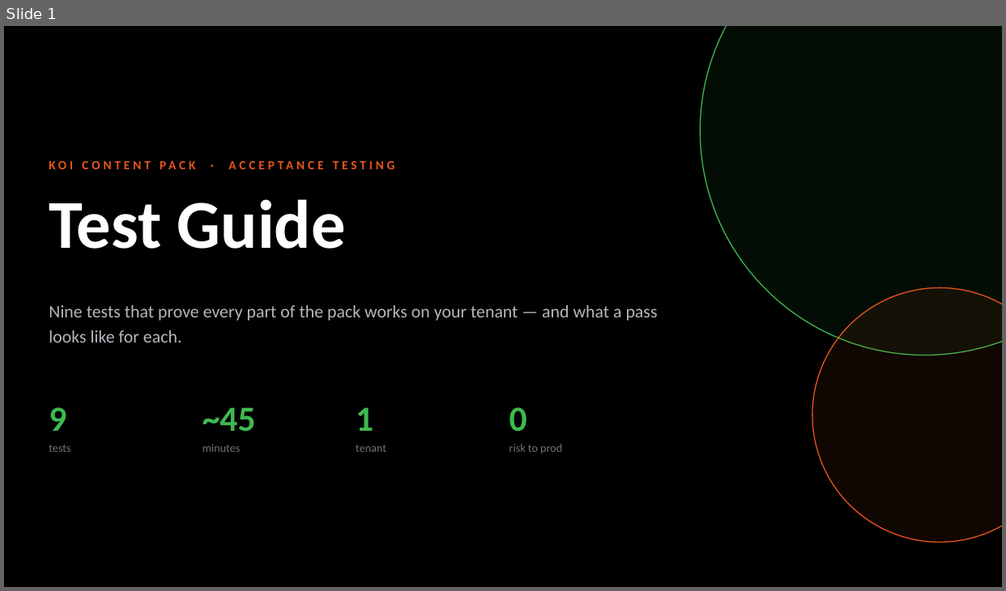
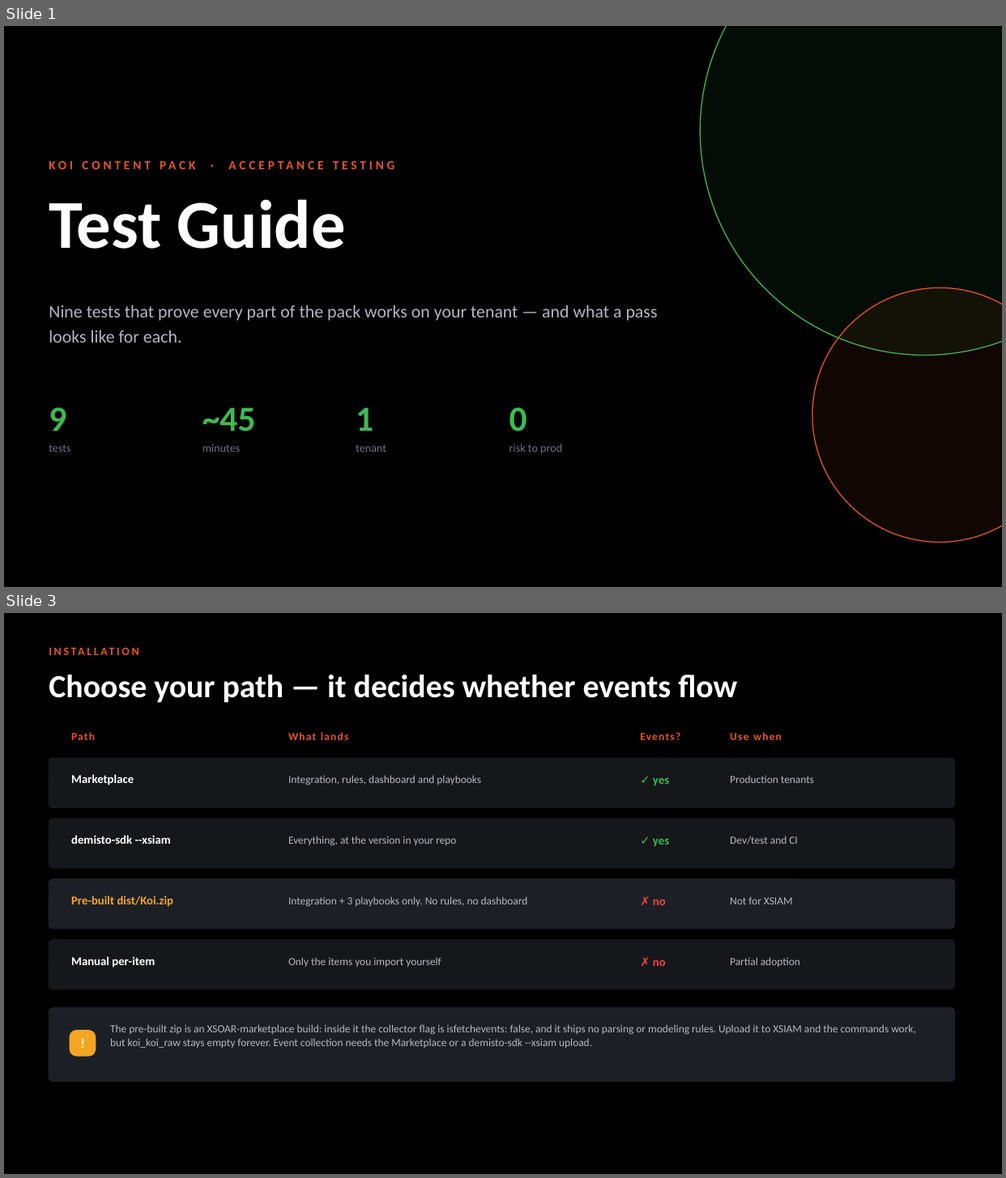
Before and after one commit to ayman-m/koi-xsiam-pack, a slide deck: docs/KOI_Content_Pack_Test_Guide.pptx. Shown one above the other, each under a label of ours: slide 1 before the commit, slides 1 and 3 after it; the slides between them are not shown. The pictures are 1006x591 and 1006x1178 pixels, drawn with LibreOffice and Linux fonts; fonts in the diff are those of the drawing. Boxes give left, top, right and bottom in pixels: in the first picture for what was removed or moved away, otherwise in the second. Text is boxed around its words. In the diff, an @@ line names an element or a change of style, - is before the commit and + after.

```diff
--- a/docs/KOI_Content_Pack_Test_Guide.pptx
+++ b/docs/KOI_Content_Pack_Test_Guide.pptx
@@ slide 3 added at (4, 613, 1002, 1174), background #000000 @@
@@ text added at (49, 645, 955, 664), 11 pt, text #E8551F, bold @@
+INSTALLATION
@@ text added at (49, 675, 737, 703), 31 pt, text #FFFFFF, bold @@
+Choose your path — it decides whether events flow
@@ text added at (71, 732, 95, 740), 10.5 pt, text #E8551F, bold @@
+Path
@@ text added at (288, 732, 349, 740), 10.5 pt, text #E8551F, bold @@
+What lands
@@ text added at (640, 732, 680, 740), 10.5 pt, text #E8551F, bold @@
+Events?
@@ text added at (730, 732, 782, 740), 10.5 pt, text #E8551F, bold @@
+Use when
@@ rounded rectangle added at (49, 758, 955, 807), fill #15171B, outline #15171B 1 pt @@
@@ text added at (71, 774, 134, 786), 11.5 pt, text #FFFFFF, bold @@
+Marketplace
@@ text added at (288, 775, 481, 786), 10.5 pt, text #B4B7BD @@
+Integration, rules, dashboard and playbooks
@@ text added at (653, 778, 669, 786), 11.5 pt, text #3FB950, bold @@
+✓ yes
@@ text added at (730, 776, 814, 783), 10.5 pt, text #B4B7BD @@
+Production tenants
@@ rounded rectangle added at (49, 819, 955, 868), fill #15171B, outline #15171B 1 pt @@
@@ text added at (71, 835, 171, 844), 11.5 pt, text #FFFFFF, bold @@
+demisto-sdk --xsiam
@@ text added at (288, 836, 456, 846), 10.5 pt, text #B4B7BD @@
+Everything, at the version in your repo
@@ text added at (653, 839, 669, 847), 11.5 pt, text #3FB950, bold @@
+✓ yes
@@ text added at (730, 836, 797, 845), 10.5 pt, text #B4B7BD @@
+Dev/test and CI
@@ rounded rectangle added at (49, 879, 955, 929), fill #1C2026, outline #1C2026 1 pt @@
@@ text added at (71, 896, 174, 907), 11.5 pt, text #F5A524, bold @@
+Pre-built dist/Koi.zip
@@ text added at (288, 897, 528, 907), 10.5 pt, text #B4B7BD @@
+Integration + 3 playbooks only. No rules, no dashboard
@@ text added at (653, 899, 666, 905), 11.5 pt, text #F04438, bold @@
+✗ no
@@ text added at (730, 897, 793, 905), 10.5 pt, text #B4B7BD @@
+Not for XSIAM
@@ rounded rectangle added at (49, 940, 955, 990), fill #15171B, outline #15171B 1 pt @@
@@ text added at (71, 956, 155, 968), 11.5 pt, text #FFFFFF, bold @@
+Manual per-item
@@ text added at (288, 957, 441, 967), 10.5 pt, text #B4B7BD @@
+Only the items you import yourself
@@ text added at (653, 960, 666, 966), 11.5 pt, text #F04438, bold @@
+✗ no
@@ text added at (730, 957, 800, 967), 10.5 pt, text #B4B7BD @@
+Partial adoption
@@ rounded rectangle added at (49, 1008, 955, 1082), fill #1C2026, outline #1C2026 1 pt @@
@@ text added at (110, 1024, 916, 1048), 10.5 pt, text #B4B7BD @@
+The pre-built zip is an XSOAR-marketplace build: inside it the collector flag is isfetchevents: false, and it ships no parsing or modeling rules. Upload it to XSIAM and the commands work, but koi_koi_raw stays empty forever. Event collection needs the Marketplace or a demisto-sdk --xsiam upload.
@@ rounded rectangle added at (70, 1031, 96, 1056), fill #F5A524, outline #F5A524 1 pt @@
@@ text added at (70, 1031, 96, 1056), 13 pt, text #FFFFFF, bold @@
+!
```
Also in this commit, not shown: 1 slide changed, 4 other slides added, 1 slide removed, 6 other files.
